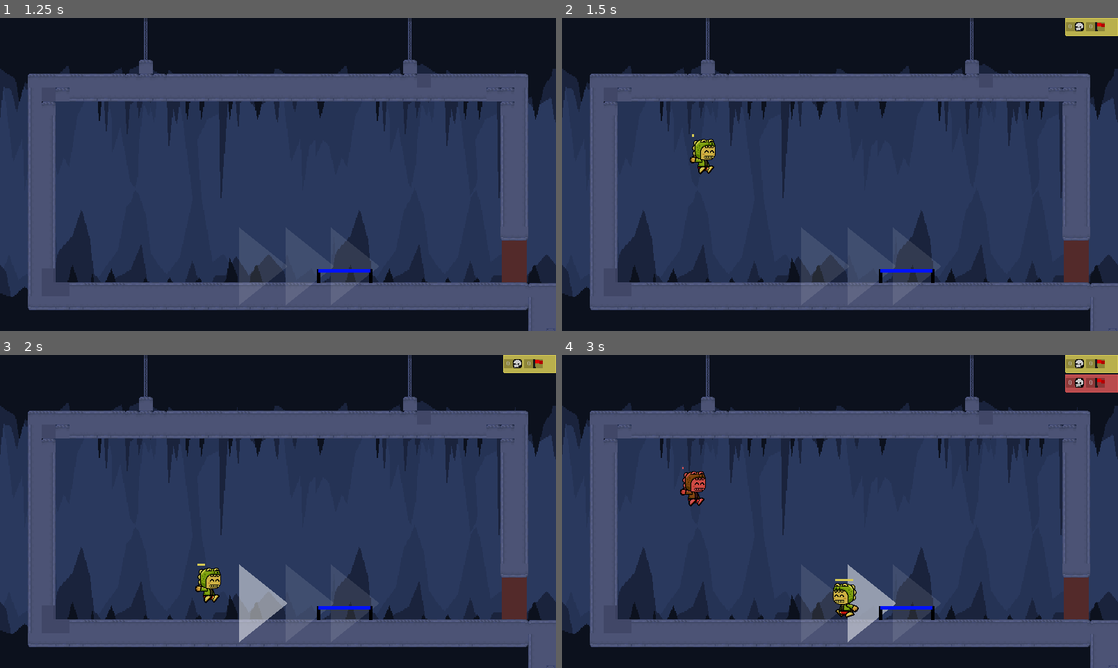
Above: before the commit, frames 1-4 (two rows, left to right).
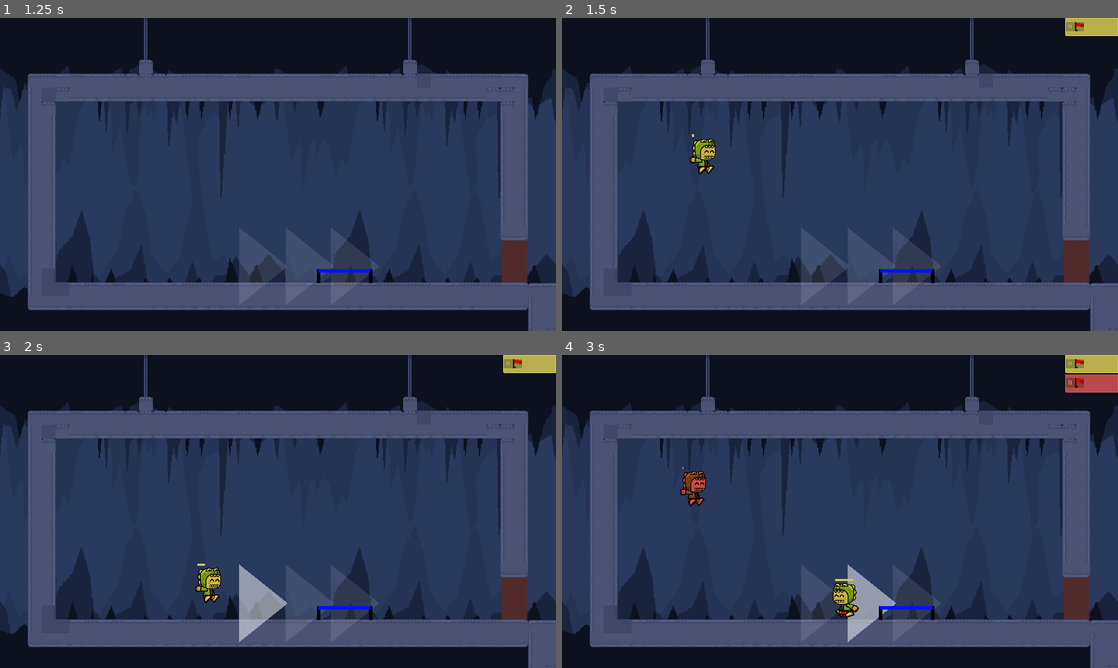
Above: after the commit, the same moments.

Repository: codemonsters/racekombat
Game: Godot game, scene res://Game.tscn
Same seed, same stepped clock (60 frames per second), same inputs: the game is played once before the commit and once after it.
Inputs (mouse positions are in pixels of both pictures, inside the frame that each line leads up to):
- Up to frame 1 (1.25 s): click "PLAY" at 0.5 s
- Up to frame 2 (1.5 s): tap Enter at 1.25 s; move the mouse to (962, 158) at 1.27 s; hold D from 1.28 s (still down); tap V at 1.35 s
- Up to frame 3 (2 s): keep holding D; tap W at 1.52 s
- Up to frame 4 (3 s): move the mouse to (728, 527) at 2.02 s; tap B at 2.1 s; tap W at 2.27 s; move the mouse to (895, 442) at 2.77 s; release D at 2.78 s; hold A from 2.78 s (still down); tap N at 2.85 s

Frame 1 is identical in both runs. In frame 2, 0.1% of the frame differs, in the area x 92-98%, y 1-5%; in frame 3, 0.1%; in frame 4, 0.3%, in the area x 92-98%, y 1-11%.

Commit message:
Progreso en la puntuación 8 Las muertes solo aparecen durante la partida, y están situadas a la derecha para estorbar menos. Las victorias solo aparecen en la sala de espera. Añadida función para cambiar visibilidad de los elementos de la barra de puntuación.

Diff:
--- a/server/screens/game/Score Bar.tscn
+++ b/server/screens/game/Score Bar.tscn
@@ -38,17 +38,9 @@
 rect_min_size = Vector2( 120, 40 )
 color = Color( 1, 1, 1, 0 )
 
-[node name="Deaths BG" type="ColorRect" parent="Colored/UI"]
+[node name="Wins BG" type="ColorRect" parent="Colored/UI"]
 margin_top = 9.0
 margin_right = 42.0
-margin_bottom = 31.0
-rect_min_size = Vector2( 42, 22 )
-color = Color( 1, 1, 1, 0 )
-
-[node name="Wins BG" type="ColorRect" parent="Colored/UI"]
-margin_left = 47.0
-margin_top = 9.0
-margin_right = 89.0
 margin_bottom = 31.0
 rect_min_size = Vector2( 42, 22 )
 color = Color( 1, 1, 1, 0 )
@@ -57,37 +49,44 @@
 margin_right = 40.0
 margin_bottom = 40.0
 
-[node name="Skull" type="TextureRect" parent="Other"]
+[node name="Deaths" type="Control" parent="Other"]
+margin_right = 40.0
+margin_bottom = 40.0
+
+[node name="Skull" type="TextureRect" parent="Other/Deaths"]
+margin_left = 98.0
+margin_right = 109.0
+margin_bottom = 11.0
+rect_min_size = Vector2( 11, 11 )
+rect_scale = Vector2( 2, 2 )
+texture = ExtResource( 1 )
+
+[node name="Label" type="Label" parent="Other/Deaths"]
+margin_left = 98.0
+margin_top = 22.0
+margin_right = 118.0
+margin_bottom = 44.0
+rect_min_size = Vector2( 20, 22 )
+align = 1
+valign = 1
+
+[node name="Wins" type="Control" parent="Other"]
+margin_right = 40.0
+margin_bottom = 40.0
+
+[node name="Flag" type="TextureRect" parent="Other/Wins"]
 margin_left = 20.0
 margin_top = 9.0
 margin_right = 31.0
 margin_bottom = 20.0
 rect_min_size = Vector2( 11, 11 )
 rect_scale = Vector2( 2, 2 )
-texture = ExtResource( 1 )
+texture = ExtResource( 2 )
 
-[node name="Deaths" type="Label" parent="Other"]
+[node name="Label" type="Label" parent="Other/Wins"]
 margin_top = 9.0
 margin_right = 20.0
 margin_bottom = 31.0
 rect_min_size = Vector2( 20, 22 )
 align = 1
 valign = 1
-
-[node name="Flag" type="TextureRect" parent="Other"]
-margin_left = 67.0
-margin_top = 9.0
-margin_right = 78.0
-margin_bottom = 20.0
-rect_min_size = Vector2( 11, 11 )
-rect_scale = Vector2( 2, 2 )
-texture = ExtResource( 2 )
-
-[node name="Wins" type="Label" parent="Other"]
-margin_left = 47.0
-margin_top = 9.0
-margin_right = 67.0
-margin_bottom = 31.0
-rect_min_size = Vector2( 20, 22 )
-align = 1
-valign = 1
--- a/server/screens/game/ScoreBar.gd
+++ b/server/screens/game/ScoreBar.gd
@@ -9,7 +9,6 @@
 	$Colored/Bar.color.a = .8
 	$Colored/UI/Border.border_color.a = 1
 	$Colored/UI/Background.color.a = .3
-	$"Colored/UI/Deaths BG".color = Color.darkgray
 	$"Colored/UI/Wins BG".color = Color.darkgray
 
 	$Colored/Bar.rect_size.x = get_parent().rect_size.x
@@ -33,10 +32,15 @@
 func _update_other(stat, new_amount):
 	match stat:
 		"deaths":
-			$Other/Deaths.text = str(new_amount)
+			$Other/Deaths/Label.text = str(new_amount)
 		"wins":
-			$Other/Wins.text = str(new_amount)
+			$Other/Wins/Label.text = str(new_amount)
 
-func _change_other_visibility():
-	$Colored/UI.visible = not $Colored/UI.visible
-	$Other.visible = not $Other.visible
+func _change_visibility(target):
+	match target:
+		"ui":
+			$Colored/UI.visible = not $Colored/UI.visible
+		"deaths":
+			$Other/Deaths.visible = not $Other/Deaths.visible
+		"wins":
+			$Other/Wins.visible = not $Other/Wins.visible
--- a/server/screens/game/ScoreManager.gd
+++ b/server/screens/game/ScoreManager.gd
@@ -56,6 +56,7 @@
 	$VBoxContainer.add_child(new_score_bar)
 	new_score_bar._update_other("deaths", 0)
 	new_score_bar._update_other("wins", 0)
+	new_score_bar._change_visibility("deaths")
 	new_player_dict.score_bar = new_score_bar
 	player_list.append(new_player_dict)
 	_update_scores()
@@ -81,6 +82,10 @@
 			return
 
 func _on_run_started():
+	for player_dict in player_list:
+		player_dict.score_bar._change_visibility("ui")
+		player_dict.score_bar._change_visibility("wins")
+		player_dict.score_bar._change_visibility("deaths")
 	$Timer.start()
 
 func _on_run_ended():
@@ -89,6 +94,9 @@
 		player_dict.score = 0
 		player_dict.deaths = 0
 		player_dict.score_bar._update_other("deaths", player_dict.deaths)
+		player_dict.score_bar._change_visibility("ui")
+		player_dict.score_bar._change_visibility("wins")
+		player_dict.score_bar._change_visibility("deaths")
 		player_dict.ticks_alive = 0
 	_update_scores()
 
